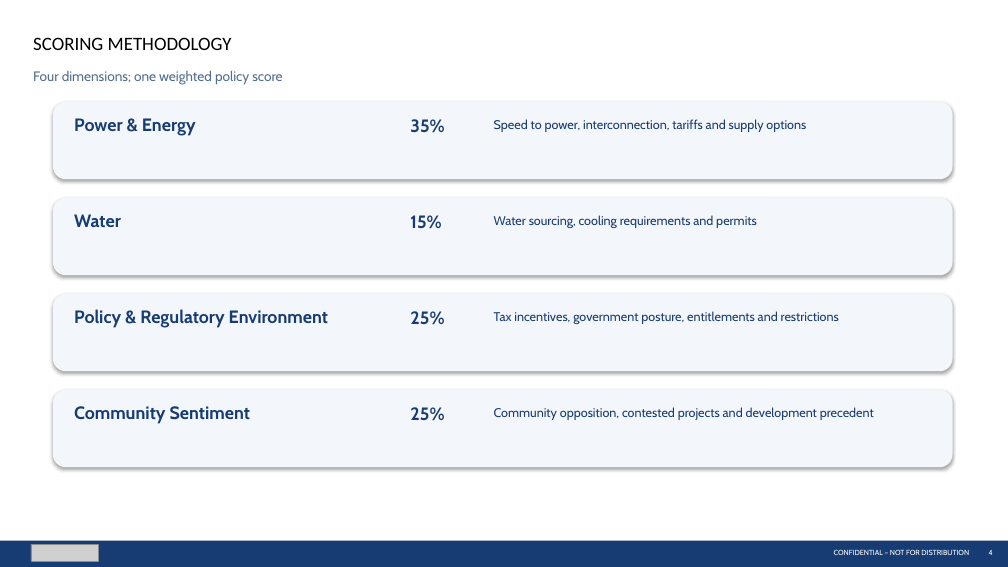
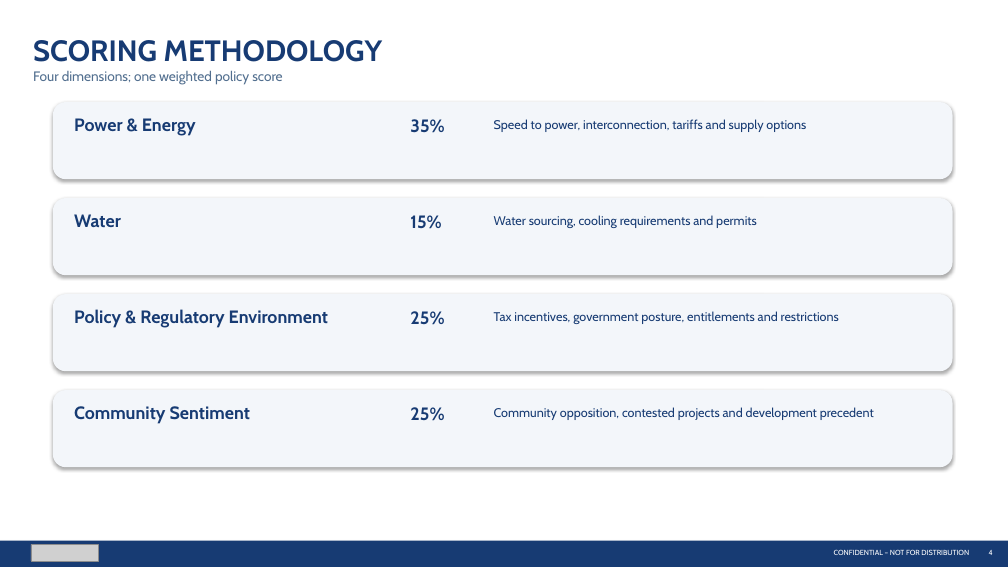
Before and after one commit to jaychittooran-spec/datacenter-map, a slide deck: slide 4 of STACK_Policy_Approved_Template.pptx. Drawn at 1008x567 pixels with LibreOffice and Linux fonts; fonts in the diff are those of the drawing; grey boxes stand for pictures. Boxes give left, top, right and bottom in pixels: in the first picture for what was removed or moved away, otherwise in the second. Text is boxed around its words. In the diff, an @@ line names an element or a change of style, - is before the commit and + after.

```diff
--- a/STACK_Policy_Approved_Template.pptx
+++ b/STACK_Policy_Approved_Template.pptx
@@ text "SCORING METHODOLOGY" at (33, 40, 382, 62): size 18 to 28 pt, font Calibri to Cabin, text colour #000000 to #173B73, bold on @@
```
Also in this commit, not shown: 1 other slide changed, 1 other file.
